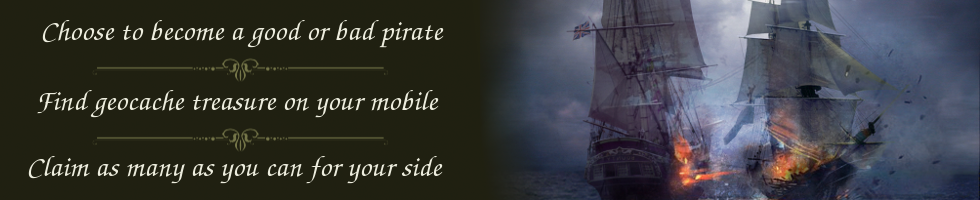
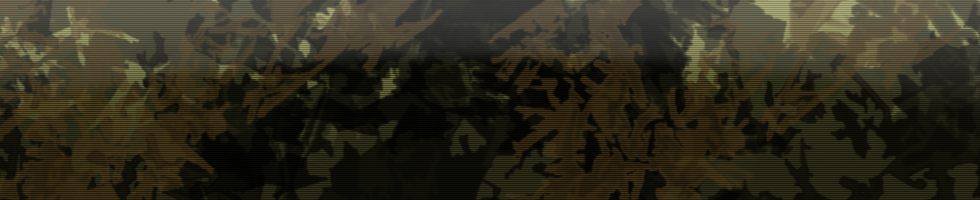
Layer changes from the first w=980, h=200 image to the second:
moved "New Layer#4" above "New Layer#3", painted on it over [0, 0, 980, 200]
showed "New Layer#3", opacity 100% → 58%, blend normal → soft light, painted on it over [0, 1, 980, 200]
showed "New Layer#2", blend color burn → normal, painted on it over [0, 0, 963, 200]
showed "New Layer#1", blend luminosity → normal, moved it above "Background", painted on it over [0, 0, 980, 200]
moved "Background" above "New Layer", painted on it over [0, 0, 980, 200]
showed "New Layer", painted on it over [0, 0, 980, 200]
removed layer "Claim as many as you can for y..." over [28, 156, 443, 184]
removed layer "Find geocache treasure on your..." over [37, 90, 439, 118]
removed layer "Choose to become a good or bad..." over [42, 20, 444, 48]
removed layer "New Layer#5" over [92, 58, 389, 152]
